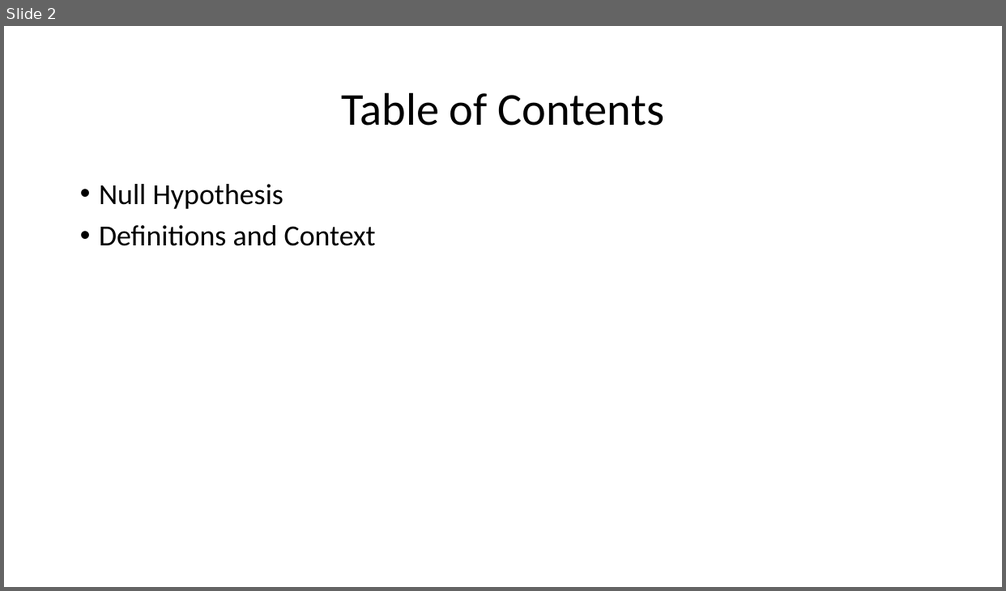
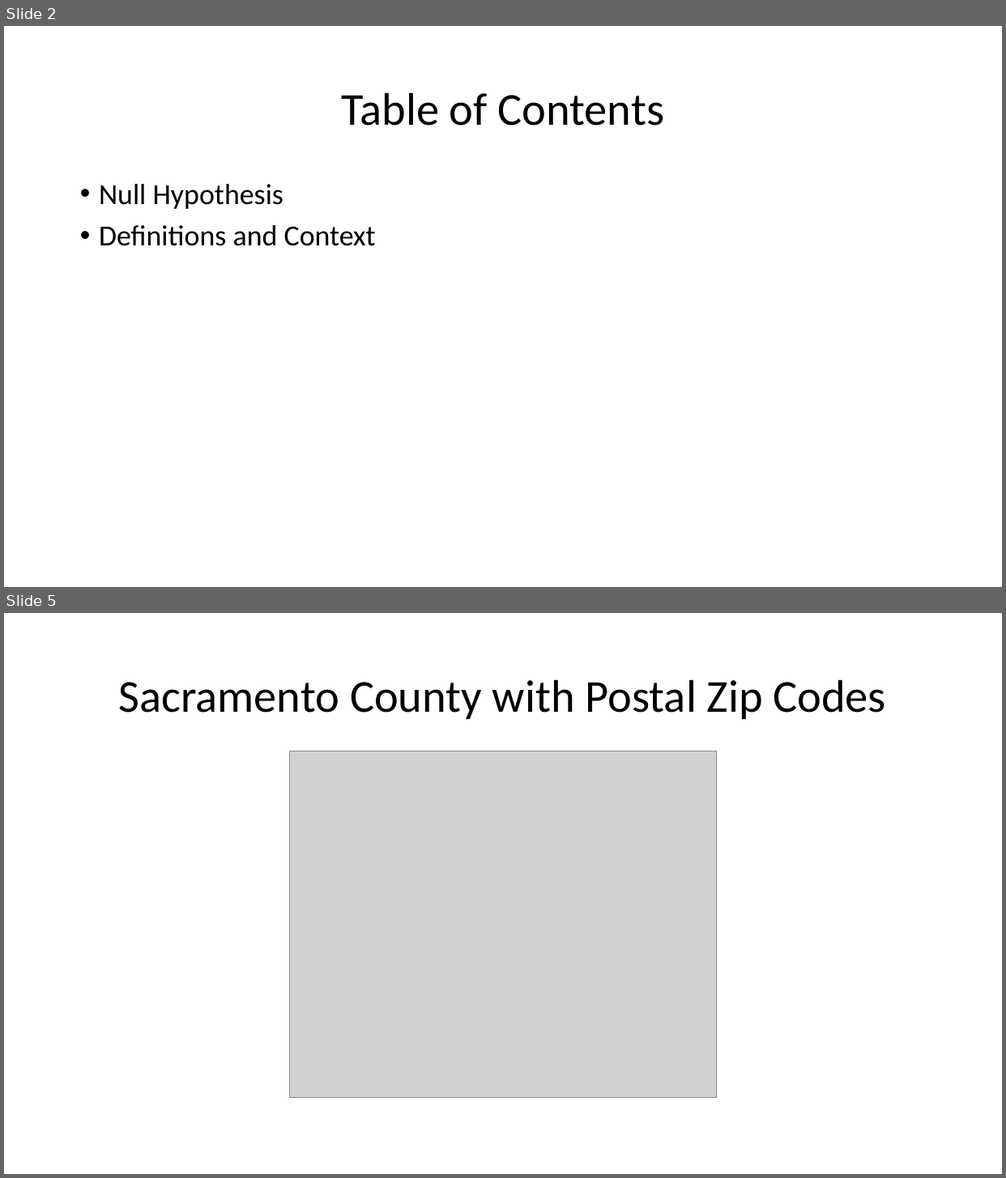
Before and after one commit to sean-galloway/Crime_and_Poverty, a slide deck: Project_1_Presentation.pptx. Shown one above the other, each under a label of ours: slide 2 before the commit, slides 2 and 5 after it; the slides between them are not shown. The pictures are 1006x591 and 1006x1178 pixels, drawn with LibreOffice and Linux fonts; fonts in the diff are those of the drawing; grey boxes stand for pictures. Boxes give left, top, right and bottom in pixels: in the first picture for what was removed or moved away, otherwise in the second. Text is boxed around its words. In the diff, an @@ line names an element or a change of style, - is before the commit and + after.

Commit message:
add map of Sac County zip codes

```diff
--- a/Project_1_Presentation.pptx
+++ b/Project_1_Presentation.pptx
@@ slide 5 added at <box>4,613,1002,1174</box>, background #FFFFFF @@
@@ title added at <box>118,679,886,719</box>, 44 pt, text #000000 @@
+Sacramento County with Postal Zip Codes
@@ picture added at <box>290,752,717,1098</box> @@
```
Also in this commit, not shown: 2 slides changed, 1 other file.
